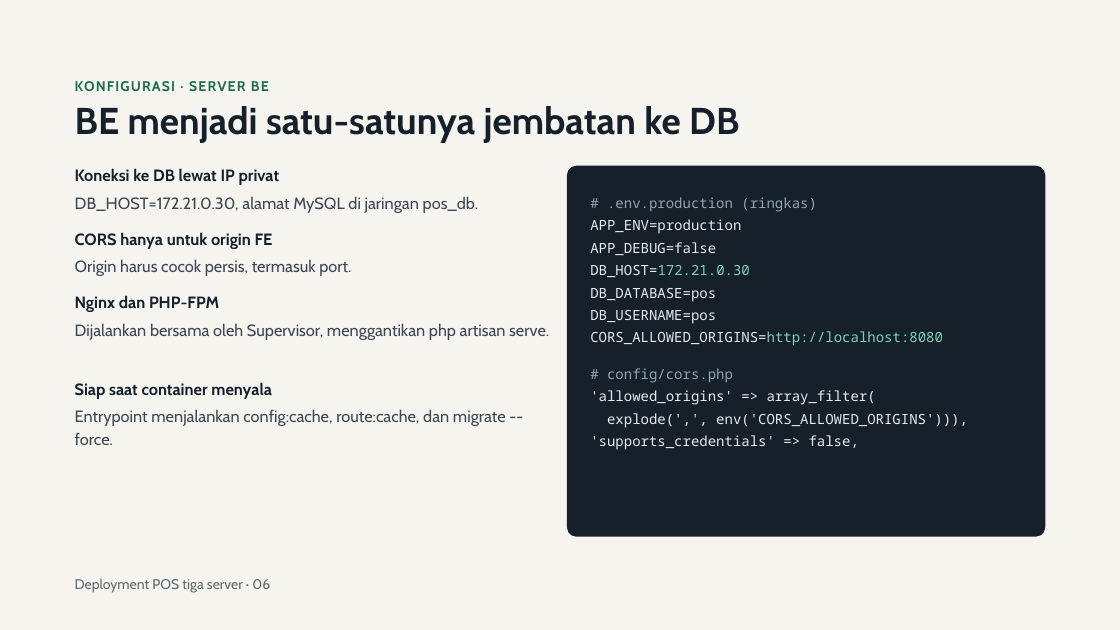
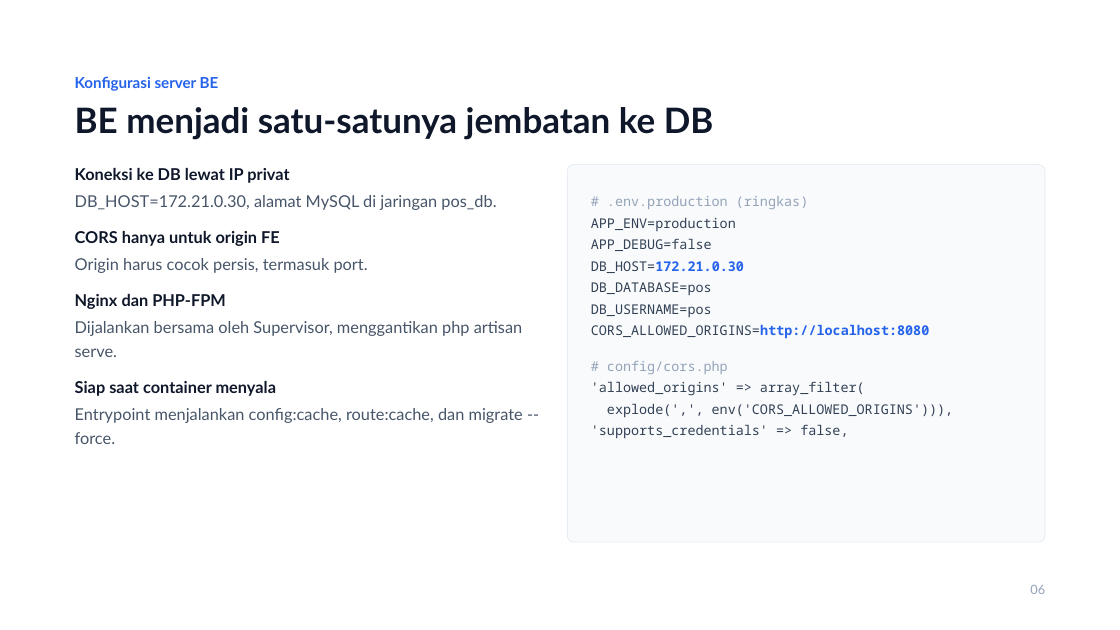
Before and after one commit to JonathanZefanya/Point-Of-Sale, a slide deck: slide 6 of Deployment POS Tiga Server.pptx. Drawn at 1120x630 pixels with LibreOffice and Linux fonts; fonts in the diff are those of the drawing. Boxes give left, top, right and bottom in pixels: in the first picture for what was removed or moved away, otherwise in the second. Text is boxed around its words. In the diff, an @@ line names an element or a change of style, - is before the commit and + after.

```diff
--- a/Deployment POS Tiga Server.pptx
+++ b/Deployment POS Tiga Server.pptx
@@ background #F5F4EF to #FFFFFF @@
@@ text at box(75, 76, 219, 91): text changed; size 12 to 13 pt; font Cabin to Lato; text colour #1F6B55 to #2563EB @@
-KONFIGURASI · SERVER BE
+Konfigurasi server BE
@@ title "BE menjadi satu-satunya jembatan ke ..." at box(75, 107, 714, 140): size 32 to 30 pt, font Cabin to Lato, text colour #15202B to #0F172A; line spacing 35.2pt to 34.5pt @@
@@ rounded rectangle: place and size @@
-rounded rectangle at box(567, 166, 1045, 537)
+rounded rectangle at box(567, 165, 1045, 543)
@@ rounded rectangle at box(567, 165, 1045, 543): fill #15202B to #F8FAFC; outline none to #E2E8F0 0.5 pt; proportions changed @@
@@ font Cabin to Lato, text colour #3D4752 to #475569; line spacing 19.6pt to 20.3pt in 4 elements at box(75, 321, 522, 357), box(75, 408, 523, 444), box(75, 258, 368, 273), box(75, 195, 496, 210) @@
@@ text "# .env.production (ringkas)" at box(591, 196, 929, 339): size 12 to 11.5 pt; text colour #8FA3B3 to #94A3B8 in "# .env.production (ringkas)"; text colour #E6EAEE to #334155 in "APP_ENV=production", "APP_DEBUG=false", "DB_HOST=172.21.0.30", "DB_DATABASE=pos" and 2 more places; text colour #7FD1B4 to #2563EB, bold on in "DB_HOST=172.21.0.30", "CORS_ALLOWED_ORIGINS=http://localhost:8080"; line spacing 19.2pt to 18.4pt @@
@@ font Cabin to Lato, text colour #15202B to #0F172A in 4 elements at box(75, 168, 289, 183), box(75, 381, 277, 396), box(75, 231, 280, 246), box(75, 294, 226, 309) @@
@@ text "# config/cors.php": place and size @@
-text "# config/cors.php" at box(590, 368, 968, 450)
+text "# config/cors.php" at box(591, 361, 954, 439)
@@ text "# config/cors.php" at box(591, 361, 954, 439): size 12 to 11.5 pt; text colour #8FA3B3 to #94A3B8 in "# config/cors.php"; text colour #E6EAEE to #334155 in "'allowed_origins' => array_filter(", "explode(',', env('CORS_ALLOWED_ORIGINS'))),", "'supports_credentials' => false,"; line spacing 19.2pt to 18.4pt @@
@@ text at box(1030, 585, 1045, 594): text changed; size 12 to 11 pt; font Cabin to Lato; text colour #5F6973 to #94A3B8 @@
-Deployment POS tiga server · 06
+06
```
Also in this commit, not shown: 14 other slides changed, 2 other files.
